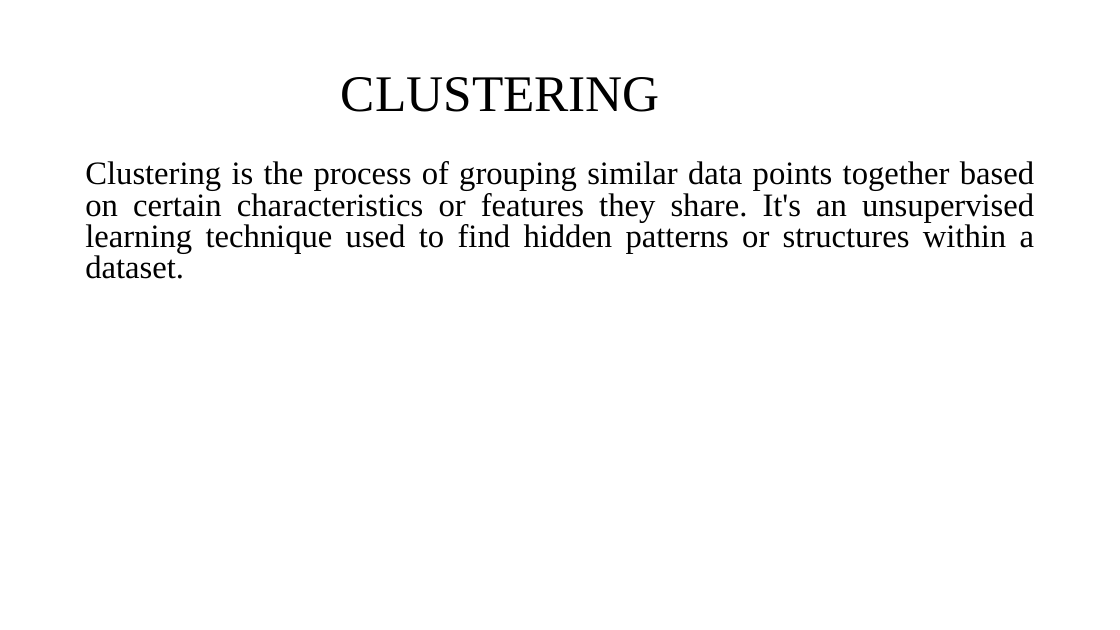
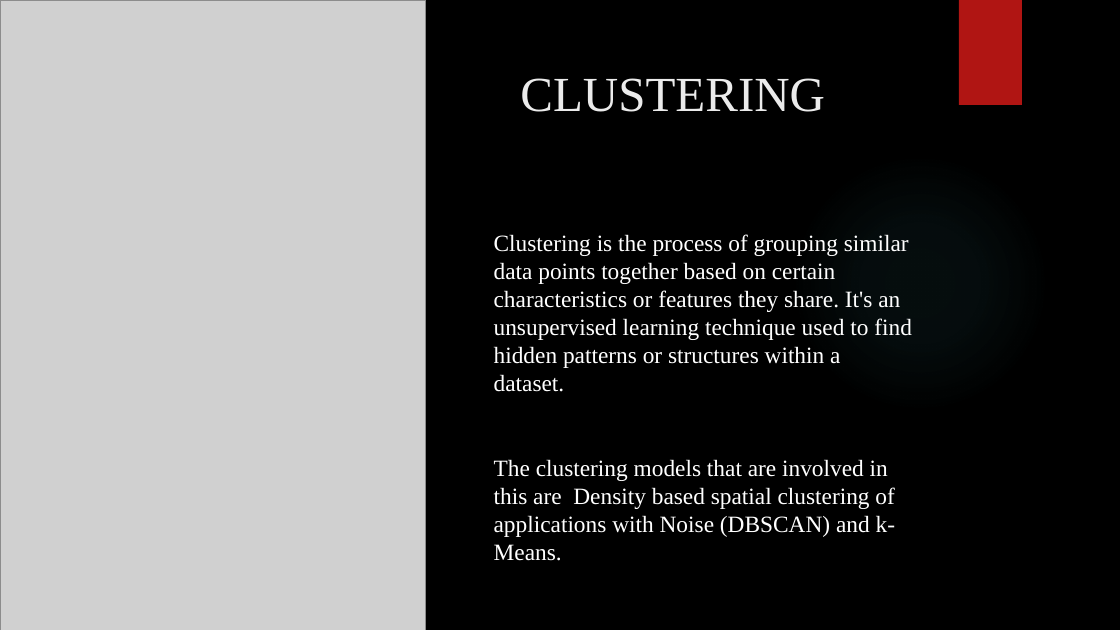
Before and after one commit to Jothish21/Data-Mining-Project-Group4, a slide deck: slide 12 of Group4-Presentation.pptx. Drawn at 1120x630 pixels with LibreOffice and Linux fonts; fonts in the diff are those of the drawing; grey boxes stand for pictures; background and template pictures are left out. Boxes give left, top, right and bottom in pixels: in the first picture for what was removed or moved away, otherwise in the second. Text is boxed around its words. In the diff, an @@ line names an element or a change of style, - is before the commit and + after.

```diff
--- a/Group4-Presentation.pptx
+++ b/Group4-Presentation.pptx
@@ background #FFFFFF to picture (left out) @@
@@ picture added at (x1=0, y1=0, x2=426, y2=630) @@
@@ rectangle added at (x1=959, y1=0, x2=1022, y2=105), fill #B01513 @@
@@ title "CLUSTERING" moved from (x1=341, y1=77, x2=660, y2=112) to (x1=520, y1=78, x2=825, y2=112) @@
@@ title "CLUSTERING" at (x1=520, y1=78, x2=825, y2=112): size 44 to 42 pt, text colour #000000 to #EBEBEB; line spacing 0.9 to 1; vertical alignment middle to top @@
@@ ellipse added at (x1=791, y1=154, x2=1049, y2=413), fill gradient #50B9C1 @@
@@ text "Clustering is the process of ..." moved from (x1=85, y1=161, x2=1034, y2=279) to (x1=494, y1=234, x2=912, y2=561) @@
@@ text at (x1=494, y1=234, x2=912, y2=392): size 28 to 20 pt, text colour #000000 to #FFFFFF in "Clustering is the process of grouping similar ..."; alignment justified to left; line spacing 0.8 to 1; less space between paragraphs @@
@@ text at (x1=494, y1=459, x2=895, y2=561): paragraph added @@
+The clustering models that are involved in this are Density based spatial clustering of applications with Noise (DBSCAN) and k-Means.
```
Also in this commit, not shown: 13 other slides changed, 2 slides added, 1 slide removed, 1 other file.
